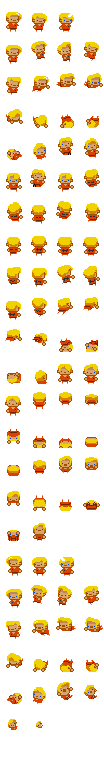
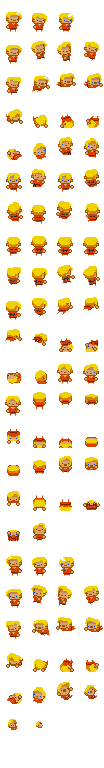
Revision of a layered 104 x 768 image; what changed, layer by layer:
painted on "Layer 17" (1st of 2, in "76") over [84, 596, 88, 600]
painted on "Layer 7" (1st of 2, in "71") over [60, 570, 64, 574]
painted on "Layer 3" (1st of 2, in "70") over [33, 569, 37, 573]
painted on "Layer 1" (1st of 2, in "69") over [8, 569, 12, 573]
